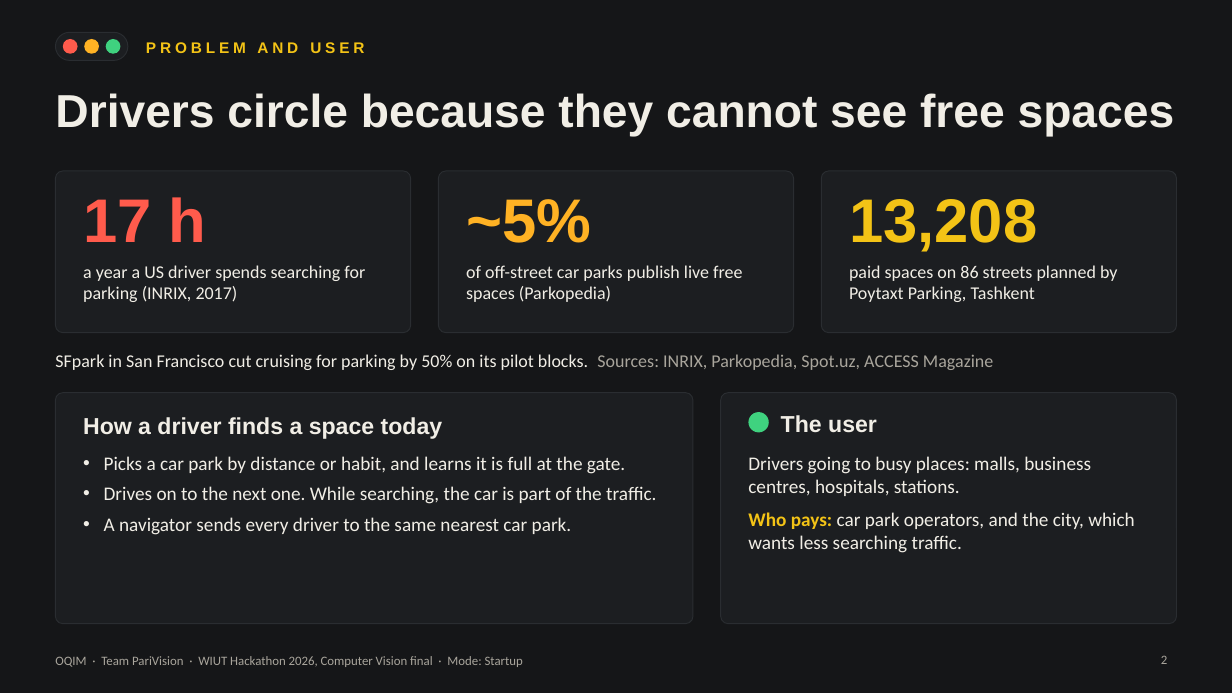
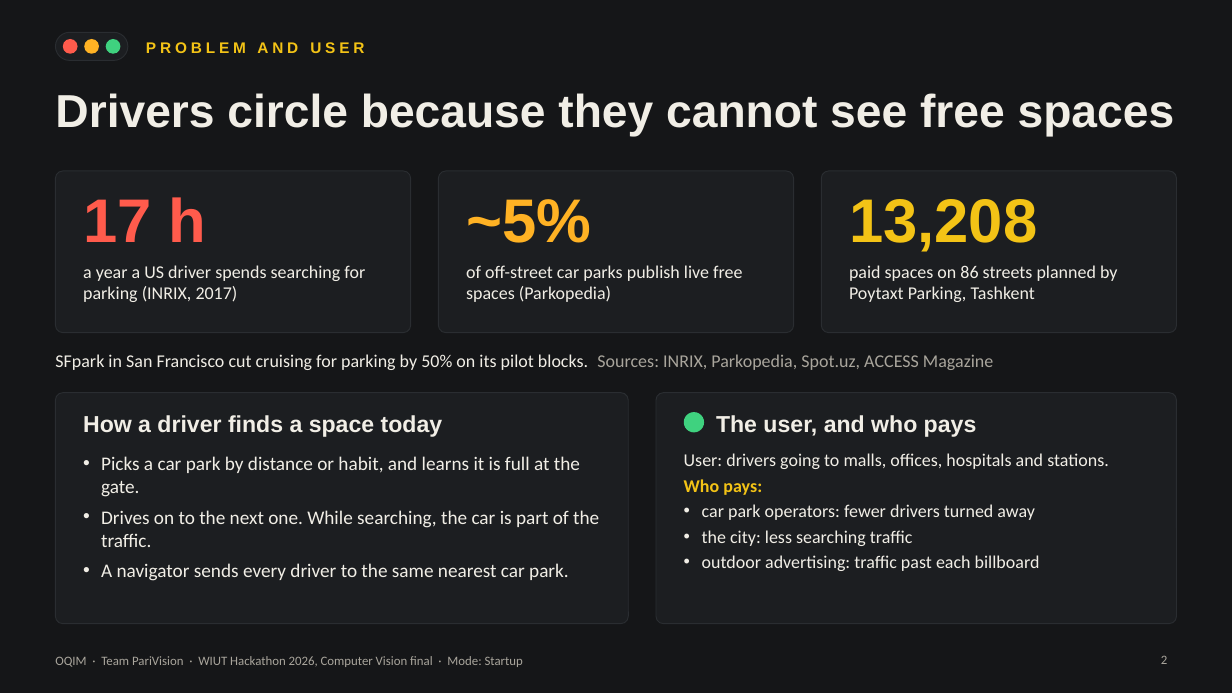
Before and after one commit to baytoooo/oqim, a slide deck: slide 2 of deck/OQIM_defence.pptx. Drawn at 1232x693 pixels with LibreOffice and Linux fonts; fonts in the diff are those of the drawing. Boxes give left, top, right and bottom in pixels: in the first picture for what was removed or moved away, otherwise in the second. Text is boxed around its words. In the diff, an @@ line names an element or a change of style, - is before the commit and + after.

```diff
--- a/deck/OQIM_defence.pptx
+++ b/deck/OQIM_defence.pptx
@@ rounded rectangle: place and size @@
-rounded rectangle at [55, 393, 693, 624]
+rounded rectangle at [55, 393, 628, 624]
@@ rounded rectangle: place and size @@
-rounded rectangle at [721, 393, 1177, 624]
+rounded rectangle at [656, 393, 1177, 624]
@@ ellipse: place and size @@
-ellipse at [749, 412, 769, 433]
+ellipse at [684, 412, 704, 433]
@@ text at [716, 415, 977, 437]: text changed @@
-The user
+The user, and who pays
@@ text "Picks a car park by ..." at [101, 456, 599, 581]: indent changed @@
@@ text at [684, 453, 1109, 571]: text changed; size 15 to 14 pt @@
-Drivers going to busy places: malls, business centres, hospitals, stations.
-Who pays: car park operators, and the city, which wants less searching traffic.
+User: drivers going to malls, offices, hospitals and stations.
+Who pays:
+• car park operators: fewer drivers turned away
+• the city: less searching traffic
+• outdoor advertising: traffic past each billboard
```
Also in this commit, not shown: 7 other slides changed, 9 slides added, 3 slides removed, 13 other files.
